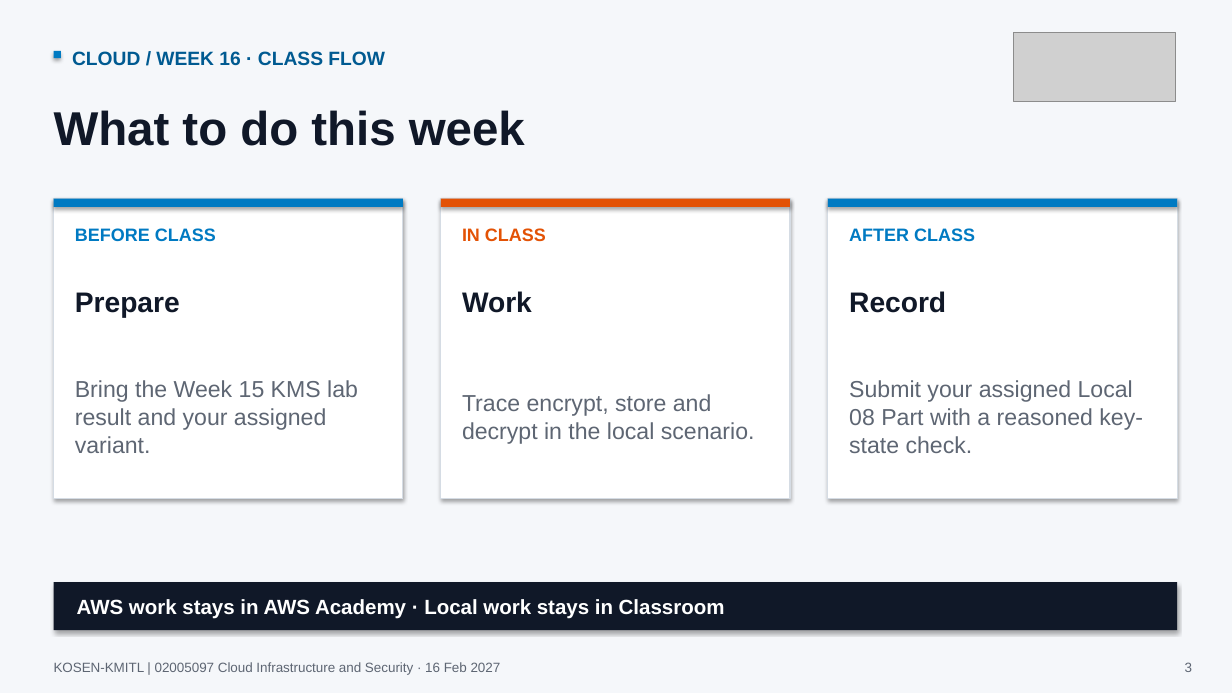
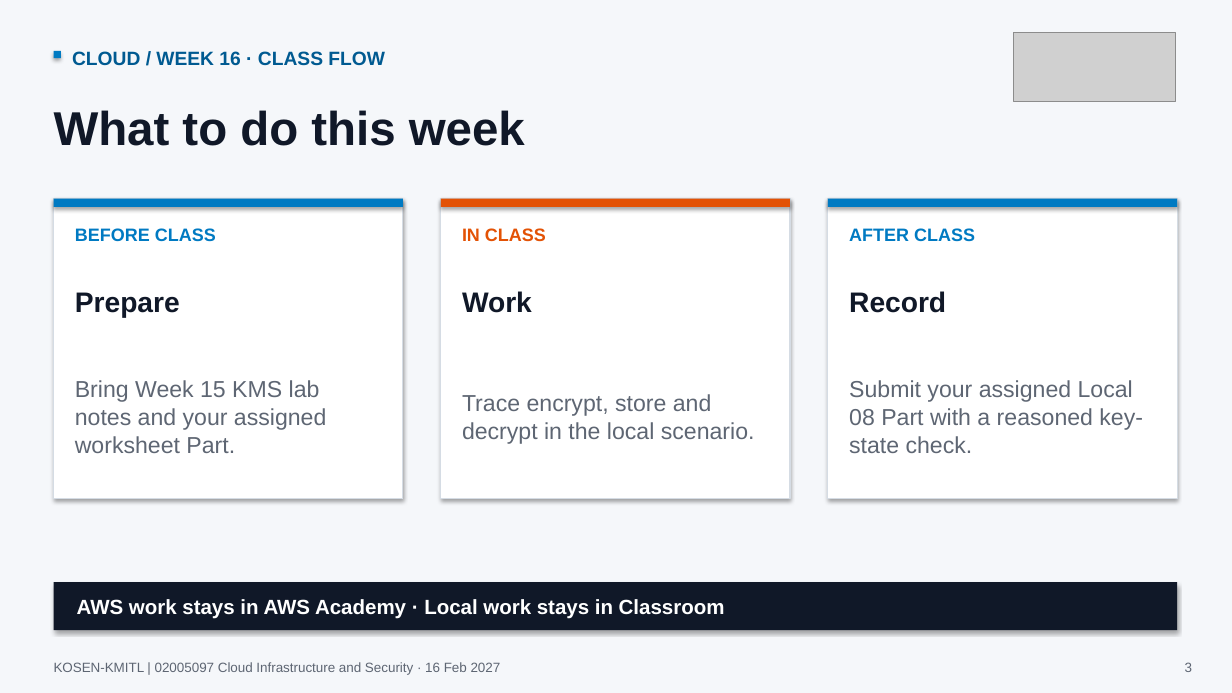
Before and after one commit to nutthakorn7/cloud-infrastructure-security, a slide deck: slide 3 of slides/weekly-bridges/output/Week16_Cloud_Course_Bridge.pptx. Drawn at 1232x693 pixels with LibreOffice and Linux fonts; fonts in the diff are those of the drawing; grey boxes stand for pictures. Boxes give left, top, right and bottom in pixels: in the first picture for what was removed or moved away, otherwise in the second. Text is boxed around its words. In the diff, an @@ line names an element or a change of style, - is before the commit and + after.

Commit message:
Align Week 15–16 KMS lab and Local 08 handoff

```diff
--- a/slides/weekly-bridges/output/Week16_Cloud_Course_Bridge.pptx
+++ b/slides/weekly-bridges/output/Week16_Cloud_Course_Bridge.pptx
@@ text at box(75, 380, 326, 453): text changed @@
-Bring the Week 15 KMS lab result and your assigned variant.
+Bring Week 15 KMS lab notes and your assigned worksheet Part.
```
Also in this commit, not shown: 7 other files.
